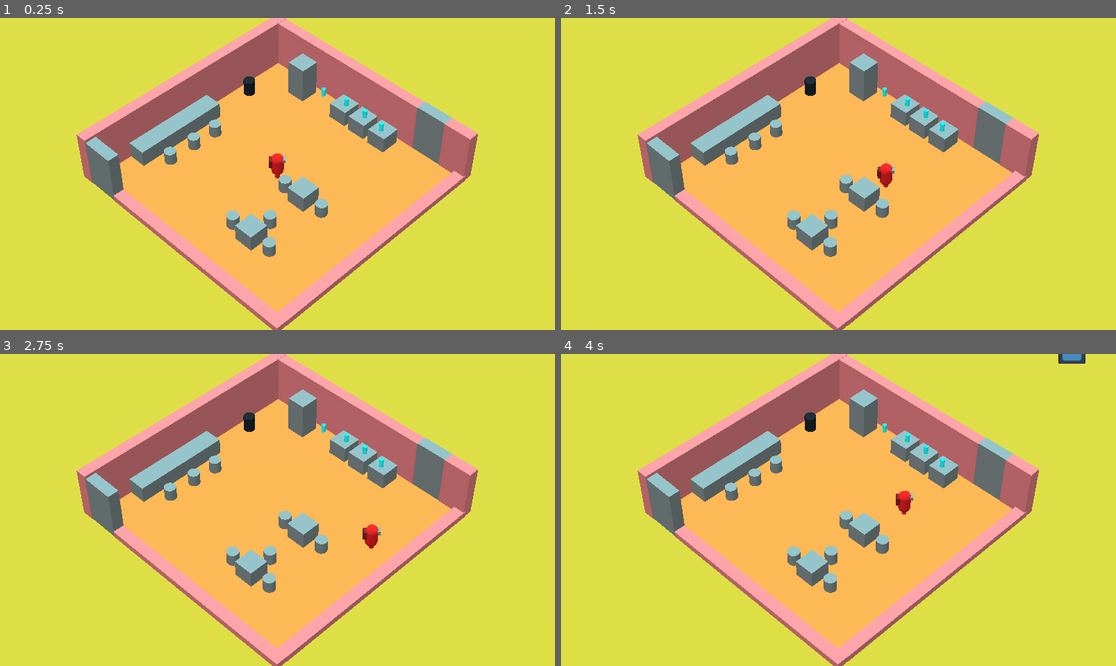
Above: before the commit, frames 1-4 (two rows, left to right).
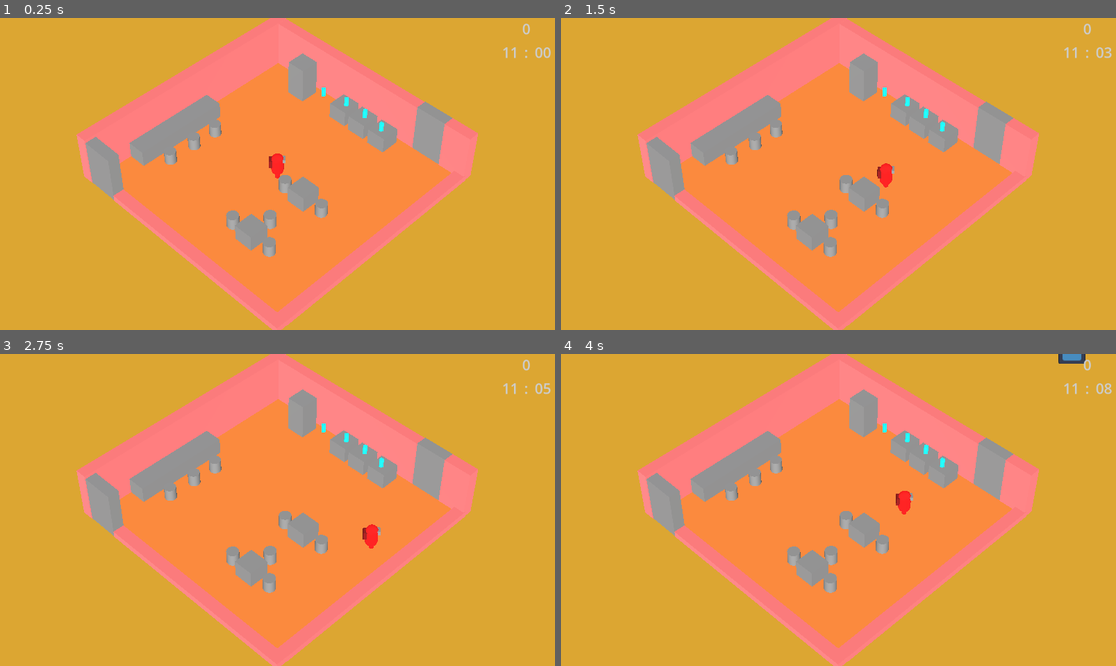
Above: after the commit, the same moments.

Repository: Kamjam/Bobaeria-Cafe
Game: Godot game, scene res://Scenes/Main.tscn
The game is run twice, just before and just after one commit, with the same random seed, the same clock (stepped at 60 frames per second) and the same inputs. The engine's default icon, where the game draws it, is replaced by a stand-in: a white triangle on a blue panel in a dark square.
Inputs:
- Up to frame 1 (0.25 s): no input
- Up to frame 2 (1.5 s): tap Enter at 0.5 s; hold D (right) 0.53-1.28 s; hold E (interact) 0.53-1.28 s; hold S (down) from 1.28 s (still down); tap E (interact) at 1.35 s
- Up to frame 3 (2.75 s): release S (down) at 2.03 s; hold D (right) from 2.03 s (still down); hold E (interact) from 2.03 s (still down)
- Up to frame 4 (4 s): release D (right) at 2.78 s; release E (interact) at 2.78 s; hold W (up) 2.78-3.53 s; tap E (interact) at 2.85 s; hold A (left) from 3.53 s (still down); hold E (interact) from 3.53 s (still down)

The runs differ from the first frame. In frame 1, 100% of the frame differs, in the area x 0-100%, y 0-100%; in frame 2, 100%; in frame 3, 100%; in frame 4, 100%.

Commit message:
Time System 🕐
-counts time
-day starts at 11 AM ends at 9PM-6:30 PM (still needs to actually show AM/PM)
-shows time
-changes the directional light color

Diff:
--- a/bobaeria-cafe/Scenes/Main.tscn
+++ b/bobaeria-cafe/Scenes/Main.tscn
@@ -1,13 +1,15 @@
-[gd_scene load_steps=24 format=3 uid="uid://cgi74d48wt8qo"]
-
+[gd_scene load_steps=26 format=3 uid="uid://cgi74d48wt8qo"]
+
+[ext_resource type="PackedScene" uid="uid://7cmxluwvpp1r" path="res://Time/time_system.tscn" id="1_jmxwn"]
 [ext_resource type="PackedScene" uid="uid://d0u83fayrvkma" path="res://Player/player.tscn" id="1_n77sb"]
-[ext_resource type="PackedScene" uid="uid://bg0l6trxtasyy" path="res://Prefabs/Trash.tscn" id="1_vutgy"]
 [ext_resource type="Texture2D" uid="uid://b46y5njumyqi3" path="res://icon.svg" id="2_c3ovl"]
 [ext_resource type="PackedScene" uid="uid://cgtxsrha2o255" path="res://Prefabs/Tea.tscn" id="2_iq2yb"]
+[ext_resource type="PackedScene" uid="uid://de2lrqxj3ma6v" path="res://Time/the_sun.tscn" id="3_m4rye"]
 [ext_resource type="Script" path="res://JoeFolder/Scripts/TableManager.gd" id="4_h2ysp"]
 [ext_resource type="Script" path="res://JoeFolder/Scripts/StudentSpawner.gd" id="5_g7obn"]
 [ext_resource type="PackedScene" uid="uid://do5p4i335e27s" path="res://JoeFolder/student.tscn" id="6_6hi14"]
-[ext_resource type="PackedScene" uid="uid://8b7le07s2bwh" path="res://JoeFolder/door_trigger.tscn" id="8_7hgyd"]
+[ext_resource type="PackedScene" path="res://JoeFolder/door_trigger.tscn" id="8_7hgyd"]
+[ext_resource type="PackedScene" uid="uid://c7cgcijvuyqhn" path="res://Time/Time GUI.tscn" id="9_1qeq3"]
 
 [sub_resource type="NavigationMesh" id="NavigationMesh_qm2hx"]
 vertices = PackedVector3Array(16.6537, 0.0398855, -7.70873, 16.9037, 0.0398855, -7.20873, 50.1537, 0.0398855, -38.7087, …(2848 unchanged characters)…
@@ -53,6 +55,14 @@
 
 [node name="Main" type="Node3D"]
 
+[node name="TimeSystem" parent="." instance=ExtResource("1_jmxwn")]
+ticks_per_sec = 120
+
+[node name="Time GUI" parent="." instance=ExtResource("9_1qeq3")]
+
+[node name="THE SUN" parent="." node_paths=PackedStringArray("time_system") instance=ExtResource("3_m4rye")]
+time_system = NodePath("../TimeSystem")
+
 [node name="NavigationRegion3D" type="NavigationRegion3D" parent="."]
 transform = Transform3D(0.708774, 0, 0.708774, 0, 1.00236, 0, -0.708774, 0, 0.708774, -6.37445, 0, 1.08938)
 navigation_mesh = SubResource("NavigationMesh_qm2hx")
@@ -161,8 +171,18 @@
 [node name="MeshInstance3D" type="MeshInstance3D" parent="NavigationRegion3D/Table8"]
 mesh = SubResource("BoxMesh_5cmy4")
 
-[node name="Trash" parent="NavigationRegion3D" instance=ExtResource("1_vutgy")]
+[node name="Trash" parent="NavigationRegion3D"]
+_import_path = NodePath("")
+unique_name_in_owner = false
+process_mode = 0
+process_priority = 0
+process_physics_priority = 0
+process_thread_group = 0
+physics_interpolation_mode = 0
+auto_translate_mode = 0
+editor_description = ""
 transform = Transform3D(0.707107, 0, -0.707107, 0, 0.715, 0, 0.707107, 0, 0.707107, 10.6621, 0.590769, -5.10629)
+script = null
 
 [node name="Camera3D" type="Camera3D" parent="." groups=["Cam"]]
 transform = Transform3D(1, -2.10734e-08, 2.10734e-08, -1.77636e-15, 0.707107, 0.707107, -2.98023e-08, -0.707107, 0.707107, 0, 59.493, 59.531)
@@ -204,10 +224,6 @@
 [node name="CollisionShape3D3" type="CollisionShape3D" parent="Boundary"]
 transform = Transform3D(-0.707107, -0.707107, -3.09086e-08, 2.11758e-22, -4.37114e-08, 1, -0.707107, 0.707107, 3.09086e-08, 7.12848, 3.8147e-06, -7.03593)
 shape = SubResource("WorldBoundaryShape3D_6b1m8")
-
-[node name="DirectionalLight3D" type="DirectionalLight3D" parent="."]
-transform = Transform3D(1, 0, 0, 0, 0.130526, 0.991445, 0, -0.991445, 0.130526, 0, 19.411, 11.636)
-light_color = Color(0.223529, 0.94902, 1, 1)
 
 [node name="Chair1" type="StaticBody3D" parent="."]
 transform = Transform3D(0.707107, 0, 0.707107, 0, 1, 0, -0.707107, 0, 0.707107, -0.560421, 0, 5.39753)
--- /dev/null
+++ b/bobaeria-cafe/Time/Time GUI.tscn
@@ -0,0 +1,65 @@
+[gd_scene load_steps=3 format=3 uid="uid://c7cgcijvuyqhn"]
+
+[ext_resource type="Script" path="res://Time/scripts/time_gui.gd" id="1_iadmb"]
+[ext_resource type="LabelSettings" uid="uid://3qrwk76fhqjg" path="res://Time/day_time_label_settings.tres" id="2_onafm"]
+
+[node name="Time GUI" type="CanvasLayer"]
+
+[node name="Control" type="Control" parent="."]
+layout_mode = 3
+anchors_preset = 15
+anchor_right = 1.0
+anchor_bottom = 1.0
+grow_horizontal = 2
+grow_vertical = 2
+script = ExtResource("1_iadmb")
+
+[node name="VBoxContainer" type="VBoxContainer" parent="Control"]
+custom_minimum_size = Vector2(100, 100)
+layout_mode = 1
+anchors_preset = 1
+anchor_left = 1.0
+anchor_right = 1.0
+offset_left = -100.0
+offset_bottom = 100.0
+grow_horizontal = 0
+
+[node name="DayCounter" type="HBoxContainer" parent="Control/VBoxContainer"]
+custom_minimum_size = Vector2(0, 45)
+layout_mode = 2
+alignment = 1
+
+[node name="time of day" type="Sprite2D" parent="Control/VBoxContainer/DayCounter"]
+
+[node name="day" type="Label" parent="Control/VBoxContainer/DayCounter"]
+custom_minimum_size = Vector2(50, 0)
+layout_mode = 2
+text = "0"
+label_settings = ExtResource("2_onafm")
+horizontal_alignment = 1
+
+[node name="Clock" type="HBoxContainer" parent="Control/VBoxContainer"]
+custom_minimum_size = Vector2(0, 45)
+layout_mode = 2
+alignment = 1
+
+[node name="hours" type="Label" parent="Control/VBoxContainer/Clock"]
+custom_minimum_size = Vector2(50, 0)
+layout_mode = 2
+text = "00"
+label_settings = ExtResource("2_onafm")
+horizontal_alignment = 1
+
+[node name="semicolon" type="Label" parent="Control/VBoxContainer/Clock"]
+custom_minimum_size = Vector2(10, 0)
+layout_mode = 2
+text = ":"
+label_settings = ExtResource("2_onafm")
+
+[node name="mins" type="Label" parent="Control/VBoxContainer/Clock"]
+custom_minimum_size = Vector2(50, 0)
+layout_mode = 2
+text = "00
+"
+label_settings = ExtResource("2_onafm")
+horizontal_alignment = 1
--- /dev/null
+++ b/bobaeria-cafe/Time/day_time_label_settings.tres
@@ -0,0 +1,5 @@
+[gd_resource type="LabelSettings" format=3 uid="uid://3qrwk76fhqjg"]
+
+[resource]
+font_size = 30
+font_color = Color(0.8, 0.8, 0.8, 1)
--- /dev/null
+++ b/bobaeria-cafe/Time/scripts/date_time.gd
@@ -0,0 +1,36 @@
+class_name DateTime extends Resource
+
+@export_category("TIME")
+@export var days:int = 0
+@export_range(0, 59) var hours:int = 11
+@export_range(0, 59) var mins:int = 0
+@export_range(0, 59) var secs:int = 0
+
+
+var delta_time:float = 0
+
+func increase_by_sec(delta_sec:float):
+	delta_time += delta_sec
+	if delta_time < 1: return
+
+	var delta_int_secs:int = delta_time
+	delta_time -= delta_int_secs
+
+	secs += delta_int_secs
+	mins += secs / 60
+	hours += mins / 60
+	days += hours / 24
+
+	secs = secs % 60
+	mins = mins % 60
+	hours = hours % 60
+
+	print_debug(str(days) + ":" + str(hours) + ":" + str(mins) + ":" + str(secs))
+
+#comparing clocks, return secs
+func diff_without_days(other_time:DateTime):
+	var diff_h = hours - other_time.hours
+	var diff_m = mins - other_time.mins + diff_h * 60
+	var diff_s = secs - other_time.secs + diff_m * 60
+
+	return diff_s
--- /dev/null
+++ b/bobaeria-cafe/Time/scripts/time.gd
@@ -0,0 +1,11 @@
+#https://www.youtube.com/watch?v=PbWtdMQO5jc&list=PLMQtM2GgbPEUsLNqlyHb_qFC8wZr5w7FW&index=2
+class_name TimeSystem extends Node
+
+@export var date_time:DateTime
+@export var ticks_per_sec:int = 6 #in game time
+
+signal time_system_updated
+
+func _process(delta: float) -> void:
+	date_time.increase_by_sec(delta * ticks_per_sec)
+	TimeSys.time_system_updated.emit(date_time)
--- /dev/null
+++ b/bobaeria-cafe/Time/scripts/time_gui.gd
@@ -0,0 +1,32 @@
+extends Control
+
+@onready var day_label:Label = $VBoxContainer/DayCounter/day
+@onready var hour_label:Label = $VBoxContainer/Clock/hours
+@onready var min_label:Label = $VBoxContainer/Clock/mins
+
+#@export var day_label:Label
+#@export var hour_label:Label
+#@export var min_label:Label
+
+func _ready() -> void:
+	TimeSys.time_system_updated.connect(_on_time_system_updated)
+
+func _on_time_system_updated(date_time:DateTime):
+	update_label(day_label, date_time.days, false)
+	update_label(hour_label, date_time.hours)
+	update_label(min_label, date_time.mins)
+
+	#day_label.text = str(date_time.days)
+	#hour_label.text = str(date_time.hours)
+	#min_label.text = str(date_time.mins)
+
+func add_leading_zero(label:Label, value:int):
+	if value < 10: label.text += '0'
+
+func update_label(label:Label, value:int, add_zero:bool = true):
+	label.text = ""
+
+	if add_zero:
+		add_leading_zero(label, value)
+
+	label.text += str(value)
--- /dev/null
+++ b/bobaeria-cafe/Time/the_sun.gd
@@ -0,0 +1,59 @@
+extends DirectionalLight3D
+
+@export_category("COLOR SETTINGS")
+@export_color_no_alpha var day_color:Color
+@export var evening_color:Color
+
+@export_category("TIME SETTINGS")
+@export var day_start:DateTime
+@export var evening_start:DateTime
+@export var transition_time:int = 30 #in mins
+@export var time_system:TimeSystem
+
+enum DayState {DAY, EVENING}
+var cur_state: DayState = DayState.DAY
+var in_transition:bool = false
+
+@onready var time_map: Dictionary = {
+	DayState.DAY: day_start,
+	DayState.EVENING: evening_start,
+}
+
+@onready var transition_map: Dictionary = {
+	DayState.DAY: DayState.EVENING,
+	DayState.EVENING: DayState.DAY,
+}
+
+@onready var color_map: Dictionary = {
+	DayState.DAY: day_color,
+	DayState.EVENING: evening_color,
+}
+
+func _ready() -> void:
+	TimeSys.time_system_updated.connect(_on_time_system_updated)
+
+	#makes sure that everything is symched with the main time system
+	var diff_day_start = time_system.date_time.diff_without_days(day_start)
+	var diff_evening_start = time_system.date_time.diff_without_days(evening_start)
+	if diff_day_start < 0 or diff_evening_start > 0: cur_state = DayState.EVENING
+
+func _on_time_system_updated(game_time:DateTime):
+	var next_state = transition_map[cur_state]
+	var change_time = time_map[next_state]
+	var time_diff = change_time.diff_without_days(game_time)
+
+	if in_transition:
+		update_transition(time_diff, next_state)
+	elif time_diff > 0 and time_diff < (transition_time * 60):
+		in_transition = true
+		update_transition(time_diff, next_state)
+	else:
+		self.light_color = color_map[cur_state]
+
+func update_transition(time_diff:int, next_state:DayState):
+	var ratio = 1 - (time_diff as float / (transition_time * 60))
+	if ratio > 1:
+		cur_state = next_state
+		in_transition = false
+	else:
+		self.light_color  = color_map[cur_state].lerp(color_map[next_state], ratio)
--- /dev/null
+++ b/bobaeria-cafe/Time/the_sun.tscn
@@ -0,0 +1,25 @@
+[gd_scene load_steps=5 format=3 uid="uid://de2lrqxj3ma6v"]
+
+[ext_resource type="Script" path="res://Time/the_sun.gd" id="1_5kf2s"]
+[ext_resource type="Script" path="res://Time/scripts/date_time.gd" id="2_0ffy3"]
+
+[sub_resource type="Resource" id="Resource_gttds"]
+script = ExtResource("2_0ffy3")
+days = 0
+hours = 11
+mins = 0
+secs = 0
+
+[sub_resource type="Resource" id="Resource_a7p21"]
+script = ExtResource("2_0ffy3")
+days = 0
+hours = 18
+mins = 30
+secs = 0
+
+[node name="THE SUN" type="DirectionalLight3D"]
+script = ExtResource("1_5kf2s")
+day_color = Color(1, 1, 1, 1)
+evening_color = Color(0.728989, 0.308411, 0.230706, 1)
+day_start = SubResource("Resource_gttds")
+evening_start = SubResource("Resource_a7p21")
--- /dev/null
+++ b/bobaeria-cafe/Time/time_gui.gd
@@ -0,0 +1,4 @@
+extends Control
+
+func _on_time_system_updated():
+	pass
--- /dev/null
+++ b/bobaeria-cafe/Time/time_system.tscn
@@ -0,0 +1,16 @@
+[gd_scene load_steps=4 format=3 uid="uid://7cmxluwvpp1r"]
+
+[ext_resource type="Script" path="res://Time/scripts/time.gd" id="1_y07xr"]
+[ext_resource type="Script" path="res://Time/scripts/date_time.gd" id="2_43yko"]
+
+[sub_resource type="Resource" id="Resource_pqmmr"]
+script = ExtResource("2_43yko")
+days = 0
+hours = 11
+mins = 0
+secs = 0
+
+[node name="TimeSystem" type="Node"]
+script = ExtResource("1_y07xr")
+date_time = SubResource("Resource_pqmmr")
+ticks_per_sec = 12
--- a/bobaeria-cafe/project.godot
+++ b/bobaeria-cafe/project.godot
@@ -34,6 +34,10 @@
 "events": [Object(InputEventKey,"resource_local_to_scene":false,"resource_name":"","device":-1,"window_id":0,"alt_press …(192 unchanged characters)…
 ]
 }
+
+[autoload]
+
+TimeSys="*res://Time/time_system.tscn"
 
 [input]
 
